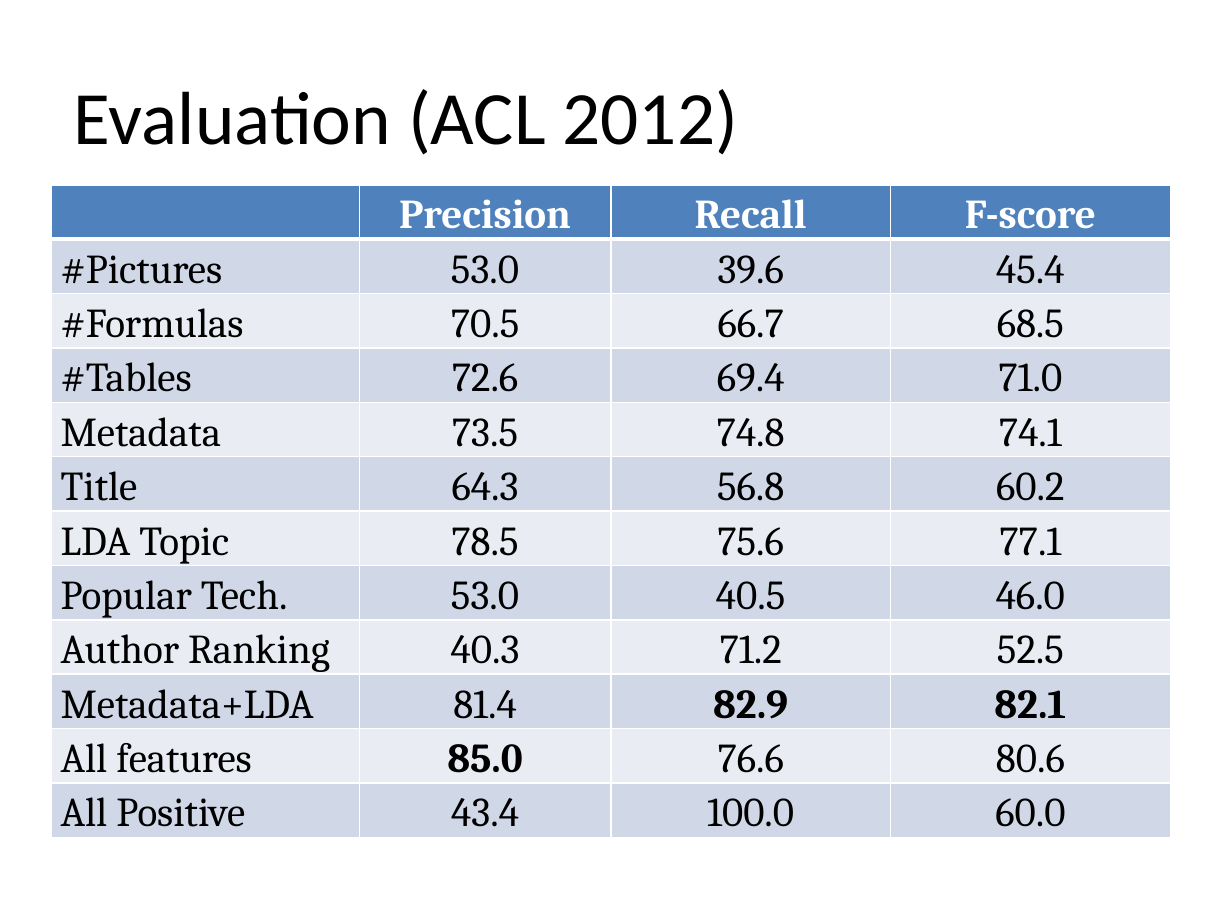
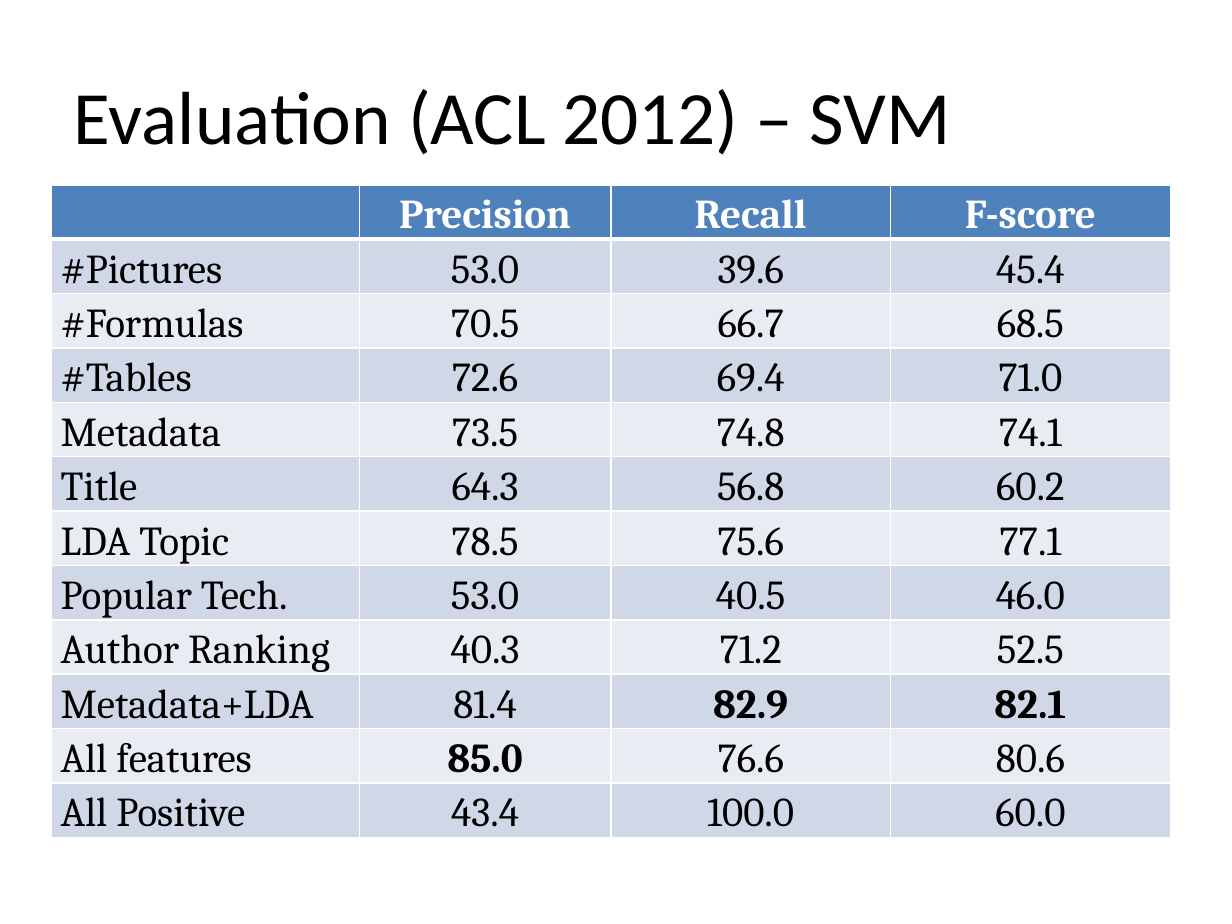
Before and after one commit to Shuyang/uic-automatic-reviewer, a slide deck: slide 7 of project_presentation.pptx (slide 8 before the commit). Drawn at 1232x924 pixels with LibreOffice and Linux fonts; fonts in the diff are those of the drawing. Boxes give left, top, right and bottom in pixels: in the first picture for what was removed or moved away, otherwise in the second. Text is boxed around its words. In the diff, an @@ line names an element or a change of style, - is before the commit and + after.

```diff
--- a/project_presentation.pptx
+++ b/project_presentation.pptx
@@ title at (74,89,951,155): text changed @@
-Evaluation (ACL 2012)
+Evaluation (ACL 2012) – SVM
```
Also in this commit, not shown: 1 slide removed.
